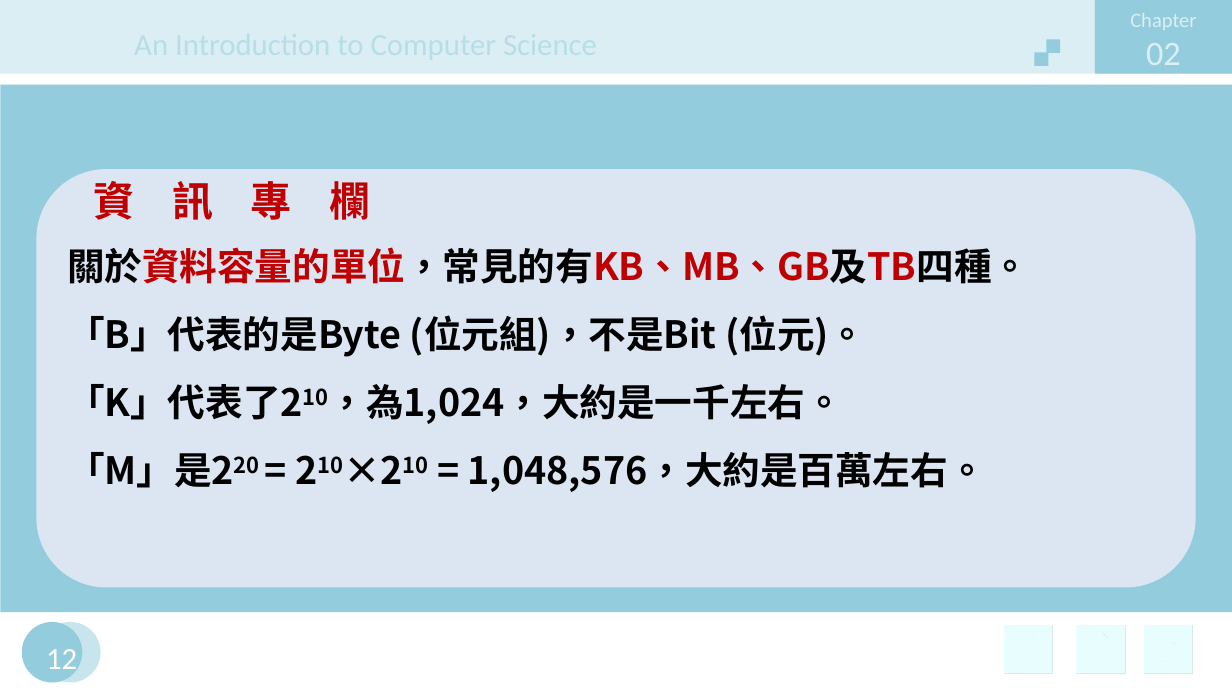
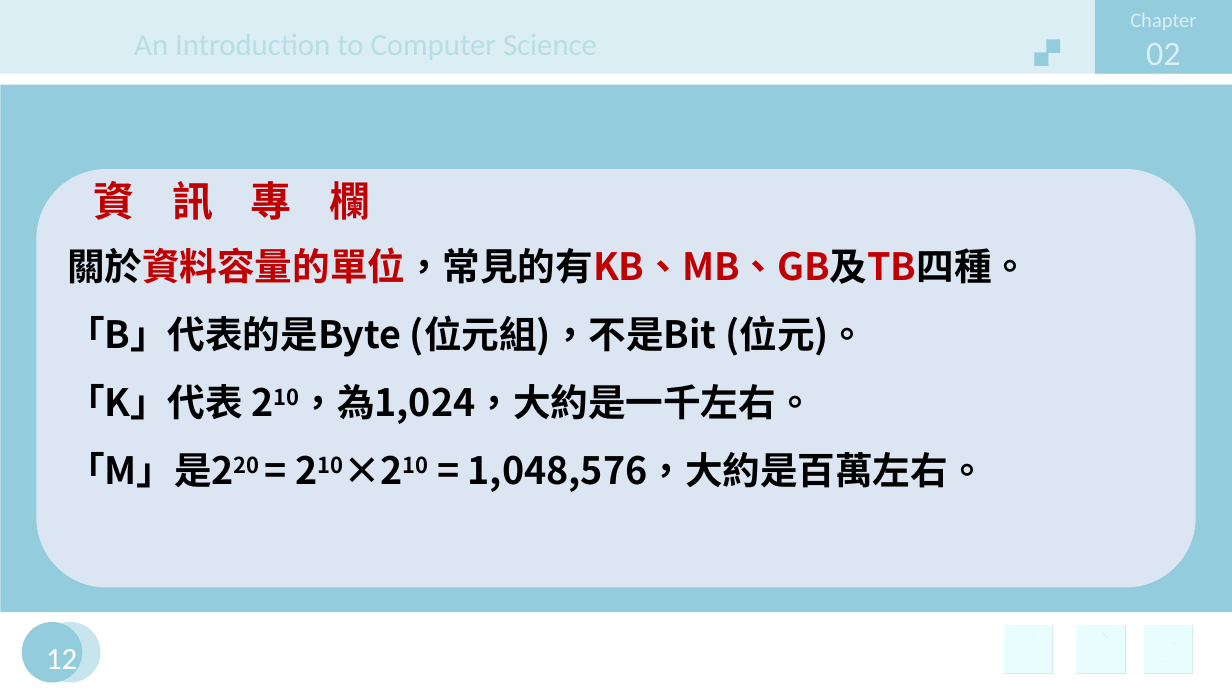
Before and after one commit to jiaweichang/biography, a slide deck: slide 12 of slides/11401/Introduction to Computer/CH02.pptx. Drawn at 1232x693 pixels with LibreOffice and Linux fonts; fonts in the diff are those of the drawing; background and template pictures are left out. Boxes give left, top, right and bottom in pixels: in the first picture for what was removed or moved away, otherwise in the second. Text is boxed around its words. In the diff, an @@ line names an element or a change of style, - is before the commit and + after.

```diff
--- a/slides/11401/Introduction to Computer/CH02.pptx
+++ b/slides/11401/Introduction to Computer/CH02.pptx
@@ text at [67,384,814,424]: text changed @@
-「K」代表了210，為1,024，大約是一千左右。
+「K」代表 210，為1,024，大約是一千左右。
```
Also in this commit, not shown: 32 other slides changed, 1 slide added, 1 slide removed, 10 other files.
